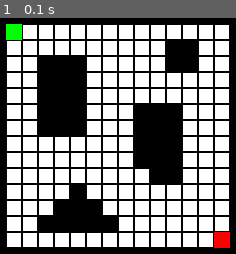
Above: before the commit, frame 1.
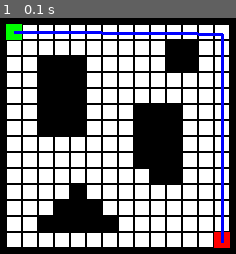
Above: after the commit, the same moment.

Repository: Hedman88/AI_Labb2
Game: pygame game, started from main.py
Two runs of this game, one before a commit and one after it. Both use one fixed random seed, a clock stepped at 60 frames per second and the inputs below.
Inputs:
- Up to frame 1 (0.1 s): no input

The runs differ from the first frame. In frame 1, 2.2% of the frame differs, in the area x 5-95%, y 5-96%.

Commit message:
Added visuals for dfs, need to add diagonals and remove unwalkables

Diff:
--- a/main.py
+++ b/main.py
@@ -24,14 +24,26 @@
             pathfinder.paths.pathBlocks.append(pathfinder.PathBlock(i*100+j, [(i-1)*100+j, i*100+j+1, (i+1)*100+j, i*100+j-1], True, False, False))
         if(maprows[i][j] == "S"):
             pygame.draw.rect(display, (0,255,0), (j*rectSize, i*rectSize, rectSize, rectSize))
-
             pathfinder.paths.pathBlocks.append(pathfinder.PathBlock(i*100+j, [(i-1)*100+j, i*100+j+1, (i+1)*100+j, i*100+j-1], True, False, True))
         if(maprows[i][j] == "G"):
             pygame.draw.rect(display, (255,0,0), (j*rectSize, i*rectSize, rectSize, rectSize))
             pathfinder.paths.pathBlocks.append(pathfinder.PathBlock(i*100+j, [(i-1)*100+j, i*100+j+1, (i+1)*100+j, i*100+j-1], True, True, False))
 
-pathfinder.pf.dfs(pathfinder.visited, pathfinder.paths.pathBlocks, pathfinder.paths.GetStart())
+pygame.display.update()
+pathfinder.pf.dfs(pathfinder.paths.GetStart())
+print(pathfinder.pf.path)
 
+#for i in pathfinder.pf.path:
+#    print(i.id)
+#    pygame.draw.circle(display, (150,0,150), ((i.id%100 + 1)*(rectSize) - rectSize/2, (i.id/100 + 1)*(rectSize) - rectSize/2), 3)
+
+for i in range(len(pathfinder.pf.path)-1):
+    startPoint = (pathfinder.pf.path[i].id%100 + 1)*(rectSize) - rectSize/2, (pathfinder.pf.path[i].id/100 + 1)*(rectSize) - rectSize/2
+    endPoint = (pathfinder.pf.path[i+1].id%100 + 1)*(rectSize) - rectSize/2, (pathfinder.pf.path[i+1].id/100 + 1)*(rectSize) - rectSize/2
+    pygame.draw.line(display, (0,0,255), startPoint, endPoint, 3)
+    print(i)
+
+pygame.display.update()
 while True:
     pygame.display.update()
     for event in pygame.event.get():
--- a/pathfinder.py
+++ b/pathfinder.py
@@ -1,19 +1,26 @@
-visited = set()
+
 
 class PathFinder:
     goalFound = False
-    def dfs(self, visited, pathBlocks, currentBlock):
+    visited = set()
+    path = []
+    def dfs(self, currentBlock):
+
         if(currentBlock.isGoal):
             self.goalFound = True
-        if(currentBlock not in visited and self.goalFound == False):
-            visited.add(currentBlock)
+            self.path.append(currentBlock)
+            return
+        if(currentBlock not in self.visited and self.goalFound == False):
+            self.visited.add(currentBlock)
             print(currentBlock)
             for neighbour in currentBlock.adjacents:
                 print(neighbour)
-                n = paths.GetBlockByID(neighbour)
-                if(n.traversable):
-                    self.dfs(visited, pathBlocks, paths.GetBlockByID(neighbour))
-
+                neighbourBlock = paths.GetBlockByID(neighbour)
+                if(neighbourBlock.traversable):
+                    self.dfs(neighbourBlock)
+                    if(self.goalFound):
+                        self.path.append(currentBlock)
+                        return
     #def bfs():
 
     #def Astar():
